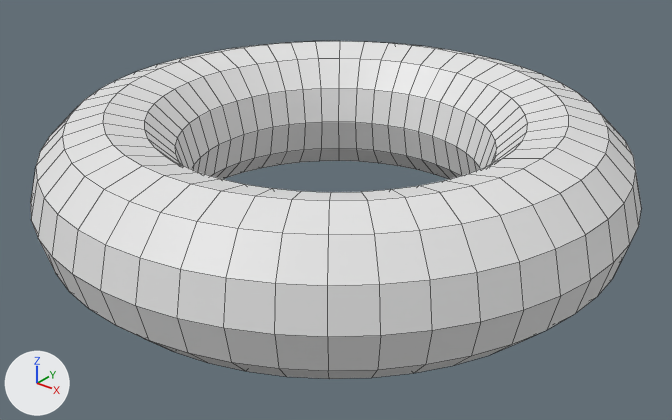
Before and after pictures for a commit that changed the OBJ model orzo/resources/torus.obj.
Rendered twice from a camera (50 mm lens) standing at (3.649, -4.559, 2.548) and looking at (0.069, -0.085, -0.226). The lights are fixed; the arrows at lower left show +X, +Y and +Z. Mesh edges are drawn as thin lines. Where no turn or scale is listed for an object, it has been applied to the vertices.
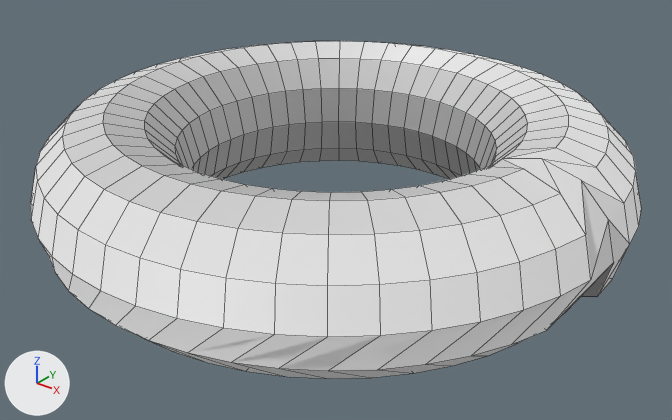
Boxes [x1, y1, x2, y2] around the edits, measured in the pictures (672 x 420 px; the box of a moved part takes in the faces that stretch with it):
part 1 of me_torus_001, moved or reshaped
    both: [39, 148, 630, 379]

The change, as a diff of the scene's bpy script:
```diff
--- a/orzo/resources/torus.obj.py
+++ b/orzo/resources/torus.obj.py
@@ me_torus_001 @@
 # used by ob_torus_001; location = (0.0, 0.0, 0.0)
-me_torus_001.from_pydata(...)  # 576 vertices, 576 faces; spans x -2.0..2.0, y -2.0..2.0, z -0.5..0.5
+me_torus_001.from_pydata(...)  # 575 vertices, 574 faces; spans x -2.0..2.0, y -2.0..2.0, z -0.5..0.5
+# me_torus_001 part 1
+# 1 vertex is removed from x 1.92, y -0.25, z -0.25
+# 108 faces are deleted
+# 106 new faces join them
+# me_torus_001 part 2: the surface is now shaded smooth
```
